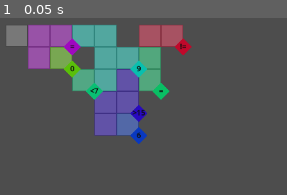
Above: before the commit, frame 1.
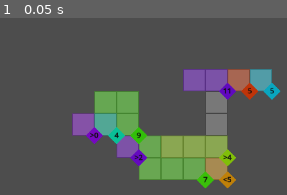
Above: after the commit, the same moment.

Repository: Javen-W/Ritz
Game: Godot game, scene res://game.tscn
Two runs of this game, one before a commit and one after it. Both use one fixed random seed, a clock stepped at 60 frames per second and the inputs below.
Inputs:
- Up to frame 1 (0.05 s): no input

The runs differ from the first frame. In frame 1, 37% of the frame differs, in the area x 2-98%, y 3-97%.

Commit message:
impl dot_sample() algos

Diff:
--- a/constraint.gd
+++ b/constraint.gd
@@ -55,7 +55,7 @@
 	# Group metrics
 	var group_sum = 0
 	for t in group:
-		print("Constraint Tile: position={0}, value={1}".format([t.position / 64.0, t.value]))
+		# print("Constraint Tile: position={0}, value={1}".format([t.position / 64.0, t.value]))
 		group_sum += t.value
 
 	# Determine constraint type
--- a/game.gd
+++ b/game.gd
@@ -6,6 +6,8 @@
 @export var SEED := 777
 
 var rng := RandomNumberGenerator.new()
+@export var dot_noise := FastNoiseLite.new()
+var last_value := 0
 
 # Packed scenes — preload to avoid errors
 @export var tile_scene: PackedScene = preload("res://tile.tscn")
@@ -31,6 +33,7 @@
 
 func _ready() -> void:
 	rng.seed = hash(SEED)
+	dot_noise.seed = rng.seed
 	camera2d.position = Vector2(MAP_SIZE / 2.0, MAP_SIZE / 2.0) * 64.0
 
 	generate_tiles()
@@ -92,10 +95,25 @@
 func generate_tile(pos: Vector2i) -> Tile:
 	var tile := tile_scene.instantiate() as Tile
 	tile.position = pos * 64.0
-	tile.value = rng.randi_range(0, 6)
+	tile.value = dot_sample1(pos)
 	tile_nodes.add_child(tile)
 	grid[pos] = tile
 	return tile
+
+func dot_sample1(pos: Vector2i) -> int:
+	var noise_sample = 0.5 * (dot_noise.get_noise_2d(pos.x, pos.y) + 1.0) # [-1, 1] -> [0, 1]
+	var v := last_value
+	if noise_sample < 0.5:
+		v = rng.randi_range(0, 6)
+	last_value = v
+	print(noise_sample, "\t", v)
+	return v
+
+func dot_sample2(pos: Vector2i) -> int:
+	var noise_sample = 3.5 * (dot_noise.get_noise_2d(pos.x, pos.y) + 1.0) # [-1, 1] -> [0, 7]
+	var v = floori(clampf(noise_sample, 0, 6))
+	print(noise_sample, "\t", v)
+	return v
 
 # --------------------------------------------------------------
 # Generate domino
@@ -107,7 +125,7 @@
 	dominos.append(domino)
 
 	var center = (tile1.position + tile2.position) * 0.5
-	domino.position = center + Vector2(500.0, 0.0)
+	domino.position = center + Vector2(750.0, 0.0)
 
 	return domino
 
@@ -122,7 +140,7 @@
 
 	# Populate constraints
 	while remaining_tiles.size() >= MIN_SIZE:
-		print(len(remaining_tiles))
+		# print(len(remaining_tiles))
 		var size := clampi(roundi(rng.randfn(2.5, 1.5)), MIN_SIZE, MAX_SIZE)
 		var group : Array[Tile] = []
 
--- a/game.tscn
+++ b/game.tscn
@@ -1,10 +1,17 @@
-[gd_scene load_steps=2 format=3 uid="uid://cidflaxqyhnen"]
+[gd_scene load_steps=3 format=3 uid="uid://cidflaxqyhnen"]
 
 [ext_resource type="Script" uid="uid://ba7jsd4138l65" path="res://game.gd" id="1_80nbo"]
 
+[sub_resource type="FastNoiseLite" id="FastNoiseLite_80nbo"]
+noise_type = 3
+fractal_type = 3
+fractal_gain = 9.0
+cellular_distance_function = 2
+metadata/_preview_in_3d_space_ = true
+
 [node name="Game" type="Node2D"]
 script = ExtResource("1_80nbo")
-SEED = 781
+dot_noise = SubResource("FastNoiseLite_80nbo")
 
 [node name="Camera2D" type="Camera2D" parent="."]
 zoom = Vector2(0.5, 0.5)
